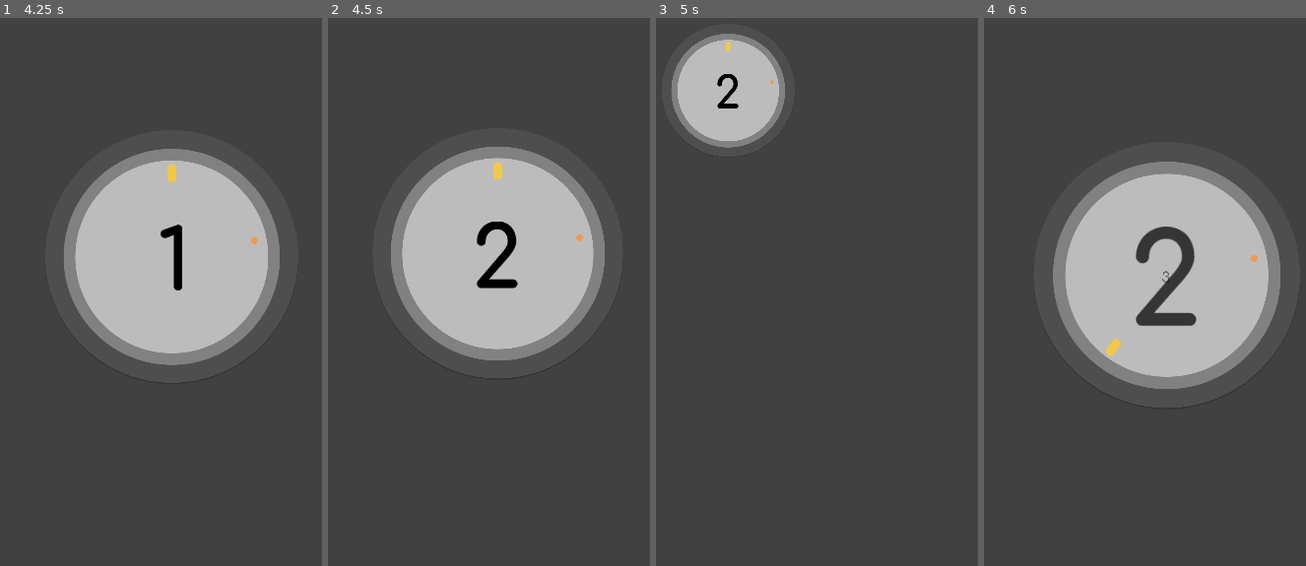
Above: before the commit, frames 1-4 (left to right).
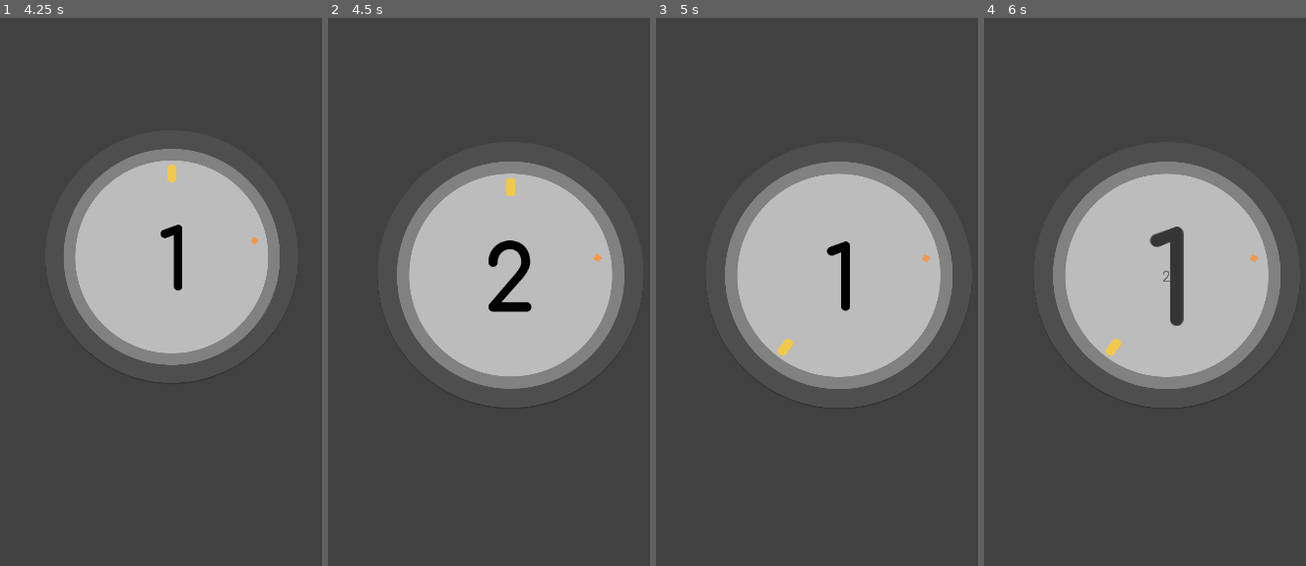
Above: after the commit, the same moments.

Repository: takecare/popthelock
Game: Godot game, scene res://scenes/Start.tscn
Two runs of this game, one before a commit and one after it. Both use one fixed random seed, a clock stepped at 60 frames per second and the inputs below. The engine's default icon, where the game draws it, is replaced by a stand-in: a white triangle on a blue panel in a dark square.
Inputs (mouse positions are in pixels of both pictures, inside the frame that each line leads up to):
- Up to frame 1 (4.25 s): click (183, 538) at 0.5 s; tap Enter at 1.25 s; move the mouse to (280, 259) at 1.27 s; hold W 1.28-2.03 s; tap P at 1.35, 3.8 s; tap H at 1.55, 2.1 s; move the mouse to (93, 341) at 2.02 s; hold S 2.03-2.78 s; tap Y at 2.3, 2.85 s; move the mouse to (228, 127) at 2.77 s; hold W from 2.78 s (still down); tap M at 3.05, 3.6 s; move the mouse to (161, 456) at 3.52 s
- Up to frame 2 (4.5 s): move the mouse to (643, 418) at 4.27 s; release W at 4.28 s; hold S from 4.28 s (still down); click (643, 418) at 4.35 s
- Up to frame 3 (5 s): keep holding S; tap H at 4.55 s
- Up to frame 4 (6 s): keep holding S; move the mouse to (1035, 182) at 5.02 s; tap P at 5.1 s; tap Y at 5.3 s; move the mouse to (1190, 297) at 5.77 s; tap H at 5.85 s

Frame 1 is identical in both runs. In frame 2, 11% of the frame differs, in the area x 15-93%, y 23-68%; in frame 3, 29%, in the area x 4-93%, y 2-68%; in frame 4, 1.6%.

Commit message:
rename functions

Diff:
--- a/scenes/Main.tscn
+++ b/scenes/Main.tscn
@@ -122,7 +122,7 @@
 [node name="Score" parent="Game" instance=ExtResource( 4 )]
 position = Vector2( 232, 524 )
 
-[connection signal="tapped" from="GUI/HBox/StartButton" to="." method="_on_StartButton_tapped"]
+[connection signal="tapped" from="GUI/HBox/StartButton" to="." method="_on_start_button_tapped"]
 [connection signal="area_entered" from="Game/Target" to="Game/Target" method="_on_area_entered"]
 [connection signal="area_entered" from="Game/Target" to="Game/Crosshair" method="_on_Target_area_entered"]
 [connection signal="area_exited" from="Game/Target" to="Game/Crosshair" method="_on_Target_area_exited"]
--- a/scripts/Main.gd
+++ b/scripts/Main.gd
@@ -63,7 +63,7 @@
   pass
 
 
-func _on_Crosshair_target_hit() -> void:
+func _on_target_hit() -> void:
   if !is_playing:
     return
   if $Game/Score.in_progress:
@@ -92,7 +92,7 @@
   target.increase_rotation_around_by(lock_center, deg2rad(randi() % 360))
 
 
-func _on_Crosshair_target_missed() -> void:
+func _on_target_missed() -> void:
   if !is_playing:
     return
   back_to_()
@@ -109,7 +109,7 @@
   target.reset()
 
 
-func _on_StartButton_tapped(origin: FadeButton) -> void:
+func _on_start_button_tapped(origin: FadeButton) -> void:
   origin.fade_out()
   camera.zoom_in()
   is_playing = true
@@ -131,19 +131,19 @@
     camera.zoom_out()
     get_tree().set_input_as_handled()
   elif event.scancode == KEY_P:
-    _on_StartButton_tapped($GUI/HBox/StartButton)
+    _on_start_button_tapped($GUI/HBox/StartButton)
     get_tree().set_input_as_handled()
   elif event.scancode == KEY_O:
     # TODO reverse starting animations
     get_tree().set_input_as_handled()
   elif event.scancode == KEY_H:
-    _on_Crosshair_target_hit()
+    _on_target_hit()
     get_tree().set_input_as_handled()
   elif event.scancode == KEY_Y:
-    _on_Crosshair_target_hit()
+    _on_target_hit()
     yield(get_tree().create_timer(0.28), "timeout")
-    _on_Crosshair_target_hit()
+    _on_target_hit()
     get_tree().set_input_as_handled()
   elif event.scancode == KEY_M:
-    _on_Crosshair_target_missed()
+    _on_target_missed()
     get_tree().set_input_as_handled()
